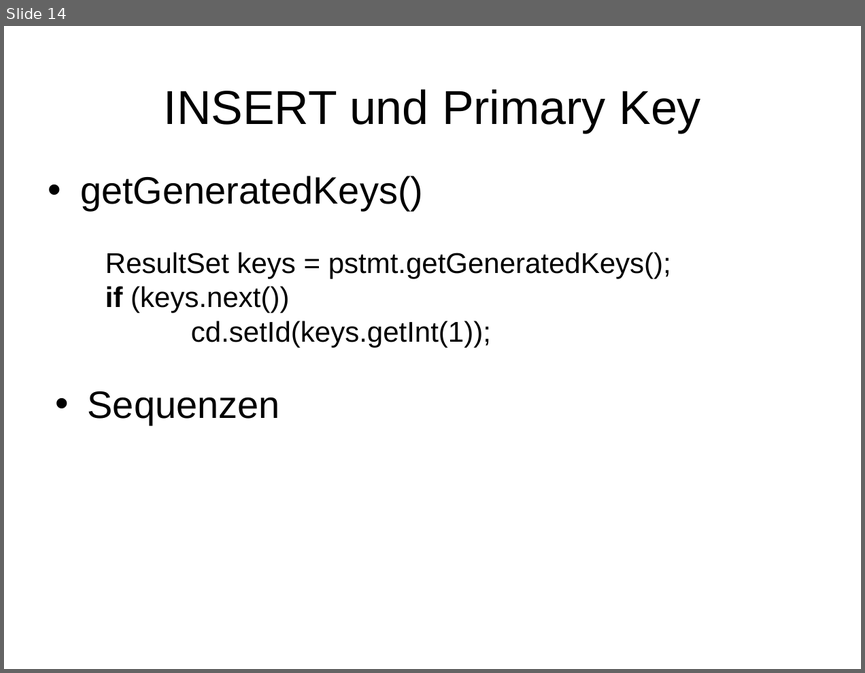
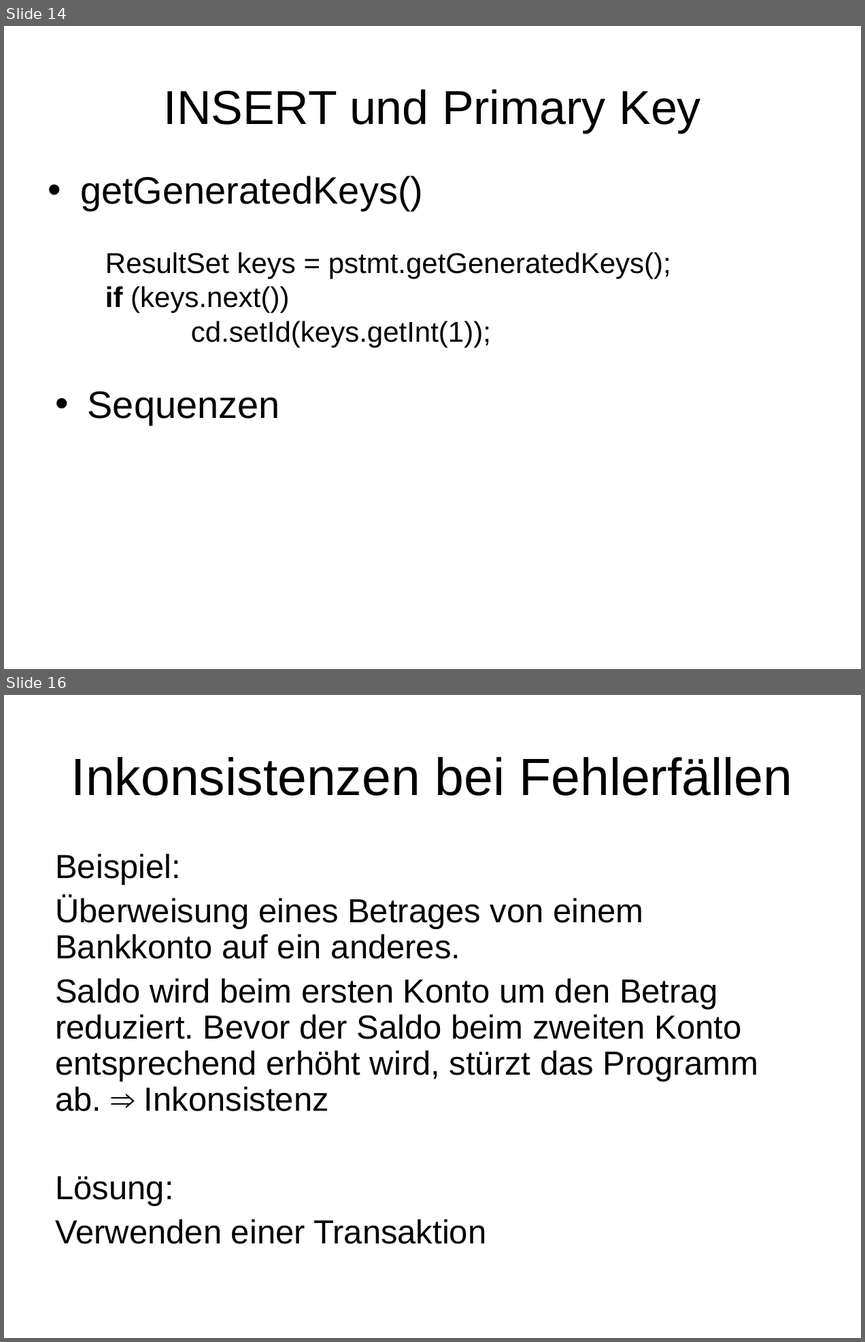
Before and after one commit to radlbauer/pr-gse, a slide deck: wiki/ppt/ORM.ppt. Shown one above the other, each under a label of ours: slide 14 before the commit, slides 14 and 16 after it; the slides between them are not shown. The pictures are 865x673 and 865x1342 pixels, drawn with LibreOffice and Linux fonts; fonts in the diff are those of the drawing. Boxes give left, top, right and bottom in pixels: in the first picture for what was removed or moved away, otherwise in the second. Text is boxed around its words. In the diff, an @@ line names an element or a change of style, - is before the commit and + after.

```diff
--- a/wiki/ppt/ORM.ppt
+++ b/wiki/ppt/ORM.ppt
@@ slide 16 added at box(4, 695, 861, 1338), background #FFFFFF @@
@@ title added at box(71, 757, 792, 796), 44 pt, text #000000 @@
+Inkonsistenzen bei Fehlerfällen
@@ text added at box(55, 853, 759, 1244), 28 pt, text #000000 @@
+Beispiel:
+Überweisung eines Betrages von einem Bankkonto auf ein anderes.
+Saldo wird beim ersten Konto um den Betrag reduziert. Bevor der Saldo beim zweiten Konto entsprechend erhöht wird, stürzt das Programm ab. ⇒ Inkonsistenz
+Lösung:
+Verwenden einer Transaktion
```
Also in this commit, not shown: 1 slide changed, 6 other slides added, 13 other files.
